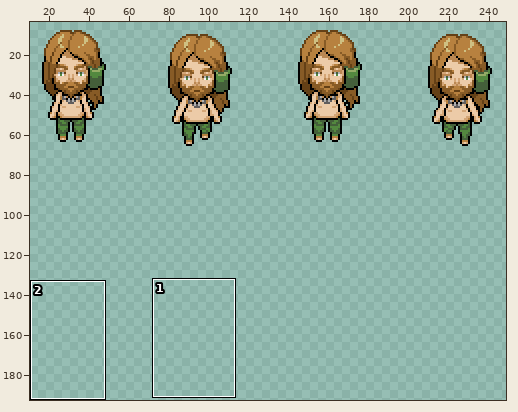
Edited in one commit: sprite sheet (Xenoverse/Graphics/Characters/Alisso.png). The first picture is a wide view before the edit; the outline marks the close-up.
Close-up. Before the edit:
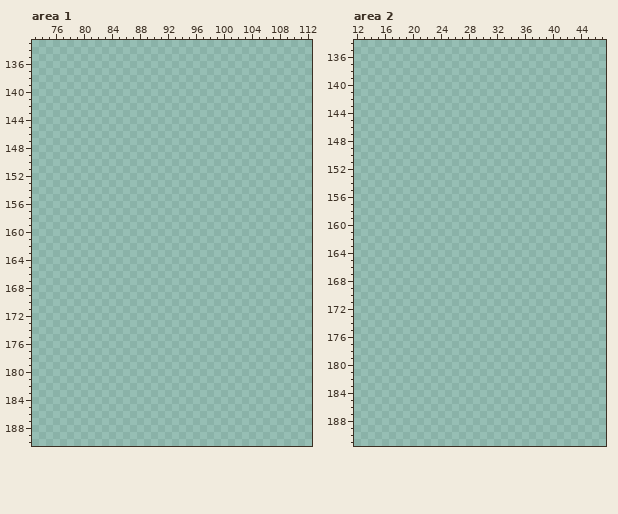
The file is 256x264 pixels. Shown: area 1: x 73..112, y 133..190; area 2: x 12..47, y 134..191. The wide view leaves out empty margins. The commit also changed other parts of the picture, which this record leaves out.
The result:
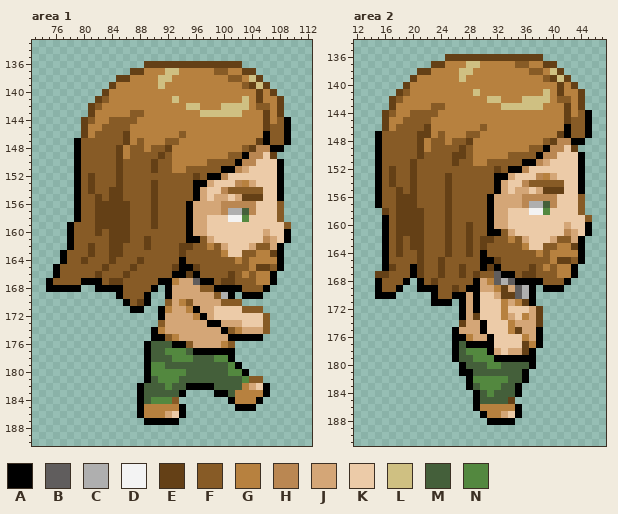
Palette (. is transparent): A #000000  B #605d5d  C #afafaf  D #f3f3f3  E #644016  F #875b26  G #b7813f  H #ba8752  J #d4a677  K #eccba8  L #cfc082  M #445f3a  N #53883f
Changes in this commit:
Changed rows in their new state; - is an unchanged pixel.
Area 1:
first column x 75:
136 --------------EEEEEEEEEEEEEE-------
137 ------------EEGGGLLGGGGGFFGGEE-----
138 ----------EEGGGGLLGGGGGGGGFFGLE----
139 ---------EGGGGGGLGGGGGGGGGGGFELE---
140 --------EGGGGGGGGGGGGGGGGGGGGGEGE--
141 -------EFGGGGGGGGGLGGGGGGGGGLGEGGE-
142 ------EFGGGGGGGGGGGGLLGGGLLLLGFFGE-
143 ------EGGGGGFFGGGGGGGGLLLLLLGGGEGE-
144 -----EFGGFFFFGGGGGGGGGGGGGGGGGGEGFA
145 -----EGGFFFFGGGGGGGGGGGGGGGGGGGEFFA
146 -----EGFFFFEGGGGGGGFGGGGGGGGGGGAFFA
147 ----AFFFFFFEGFGGGFFGGGGGGGGGGGEAFFA
148 ----AFFFFFEGFFGFFEGGGGGGGGGGFEHHAA-
149 ----AFFFFFEGFFFFEFGGGGGGGGFFAHHKE--
150 ----AFFFFFEFFFFEFFGGGGGFFFFAHHKKKA-
151 ----AFFFFFEFFFFEFFGGFFFFFAAHJKKKKA-
152 ----AFEFFFEFFFFFFFFFFEFAAHKKKKKKKA-
153 ----AFEFFFEFFFFEFFFFFAAJKKKHGJKKKA-
154 ----AFEFFEEFFFFEFFFFFAJKKHFFFFFKKA-
155 ----AFFEFEEFFFFEFFFFFAJKJJKJEEEKKA-
156 ----AFFEEEEEFFFEFFFFAJJJJHHHHHKKKF-
157 ----AFFEEEEEFFFEFFFFAJJJJHCCMHKKKF-
158 ----AFFEEEEEFFFEFFFFAJJKKKDDNKKKKF-
159 ---AFFFEEEEEFFFEFFFFAJJKKKKKKKKKKKF
160 ---AFFFEFEEEFFFFFFFFAJJKKKKKKKKJKKA
161 ---AFFFFFEEEFFEFFFFFAAFJKKKKKKKHJKA
162 ---AFFEFFEEFFFEFFFFEEFFGFJKKKJFFJA-
163 --AFFFEFFEEFFFFFFFFEFFFFFGKKFFGGEA-
164 --AFFEFFFEFFFEFFFFFAFFFFFFFGFGGGGA-
165 -AFFFFFFEFFFEFFFFFEAAEFFFFFFFGEEFA-
166 -AFFFFFEFFFEFFFFFFAAEAFFFFEFGFGGA--
167 AFFFFAAAFEEFFFFFAAGJJBAAFEEFFFGGA--
168 AAAAA--AAAAFFFFA-AJJJJFFAAAAFFFA---
169 ----------AFFFA--AJJJJJJFCA-AAA----
170 -----------AFEA--FJGFJJJJFFF-------
171 ------------AA--AGJJGAJJKKKKFFF----
172 ----------------AJJJJGAJKKKKKKKF---
173 ----------------FJJJJJJAAJJJKKKF---
174 ---------------AGJJJJJJJJAFGJJJF---
175 ---------------AAFGJJJJJJJAAAAA----
176 --------------AMMMAAFJJJJGF--------
177 --------------AMMNNNMAAAAAA--------
178 --------------AMMMNNNMMMNNA--------
179 --------------ANNMMMMMMMMMNA-------
180 --------------ANNNNNMMMMMMNNA------
181 --------------AMNNNMMMMMMMMMNFF----
182 -------------AMMMNMMAAAAMMMMGJKA---
183 -------------AMMMMMA----AAMGGGGA---
184 -------------AMNNNF-------AGGGA----
185 -------------AGGGGGA-------AAA-----
186 -------------AGGGJKA---------------
187 --------------AAAAA----------------
Area 2:
first column x 15:
136 ----------EEEEEEEEEEEEEE-------
137 --------EEGGGLLGGGGGFFGGEE-----
138 ------EEGGGGLLGGGGGGGGFFGLE----
139 -----EGGGGGGLGGGGGGGGGGGFELE---
140 ----EGGGGGGGGGGGGGGGGGGGGGEGE--
141 ---EFGGGGGGGGGLGGGGGGGGGLGEGGE-
142 --EFGGGGGGGGGGGGLLGGGLLLLGFFGE-
143 --EGGGGGFFGGGGGGGGLLLLLLGGGEGE-
144 -EFGGFFFFGGGGGGGGGGGGGGGGGGEGFA
145 -EGGFFFFGGGGGGGGGGGGGGGGGGGEFFA
146 -EGFFFFEGGGGGGGFGGGGGGGGGGGAFFA
147 AFFFFFEEGFGGGFFGGGGGGGGGGGEAFFA
148 AFFFFFEGFFGFFEGGGGGGGGGGFEHHAA-
149 AFFFFFEGFFFFEFGGGGGGGGFFAHHKE--
150 AFFFFFEFFFFEEFGGGGGFFFFAHHKKKA-
151 AFFFFEFFFFFEFFGGFFFFFAAHJKKKKA-
152 AFEFFEFFFFFFFFFFFEFAAHKKKKKKKA-
153 AFEFFEFFFFEFFFFFFAAJKKKHGJKKKA-
154 AFEFFEFFFFEFFFFFFAJKKHFFFFFKKA-
155 AFFEFEFFFFEFFFFFFAJKJJKJEEEKKA-
156 AFFEEEFFFFEFFFFFAJJJJHHHHHKKKF-
157 AFFEEEFFFFEFFFFFAJJJJHCCMHKKKF-
158 -EFEEEEFFFEFFFFFAJJKKKDDNKKKKF-
159 -AFEEEEFFFEFFFFFAJJKKKKKKKKKKKF
160 -AFEEEEFFFEFFEFFAJJKKKKKKKKJKKA
161 -AFEEEEFFFEFFEFFAAFJKKKKKKKHJKA
162 -AFEFEEFFFEFFEFEEFFGFJKKKJFFJA-
163 -AFEFEEFFFEFFEFEFFFFFGKKFFGGEA-
164 -AFEFFEFFFEFFEFAFFFFFFFGFGGGGA-
165 -AFFFFEFFEFFFFFAAEFFFFFFFGEEFA-
166 -AEFFAEFFEFFEFFAEAFFFFEFGFGGA--
167 EEFFFAEFFEFFEFEFFBAAFEEFFFGGA--
168 AFFFA-AFEFFFFFAJGBCBAAAAFFFA---
169 AFFA--AAAFFEFAAJJGEJBCA-AAA----
170 AAA-----AFFAAJAKKJEEBCA--------
171 --------AAA-AJAKKKGJGEA--------
172 ------------AJAKKKGKKKJE-------
173 ------------AJEKKKGJKGJE-------
174 ------------EJJAKKKGJJJE-------
175 -----------AJJJAKKKGEJJA-------
176 -----------AAGJJAKKKKGJA-------
177 -----------AMAAAAKKKKEGA-------
178 -----------AMNNNAJKJJEA--------
179 -----------AMMNNNAAAAAA--------
180 ------------AMMMNNMMMMA--------
181 ------------AAMMMMMMMA---------
182 -------------ANNNNNMMA---------
183 -------------AMNNNMMA----------
184 --------------AMNMMMA----------
185 --------------AMMMME-----------
186 --------------AGGGGGA----------
187 ---------------AGGJKA----------
188 ----------------AAAA-----------
